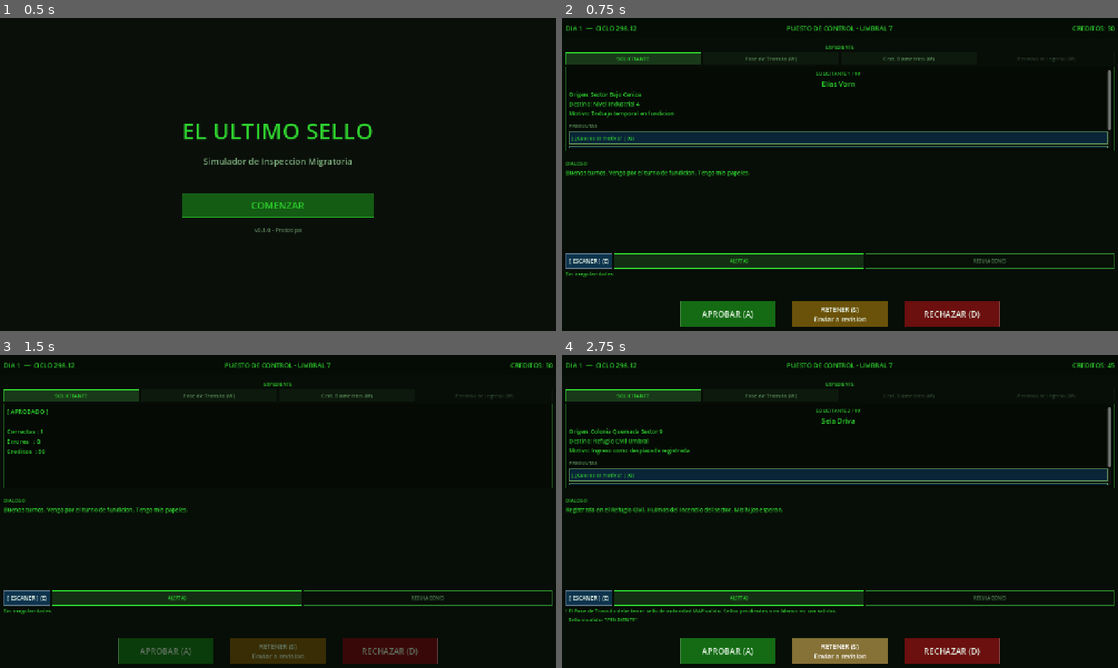
Above: before the commit, frames 1-4 (two rows, left to right).
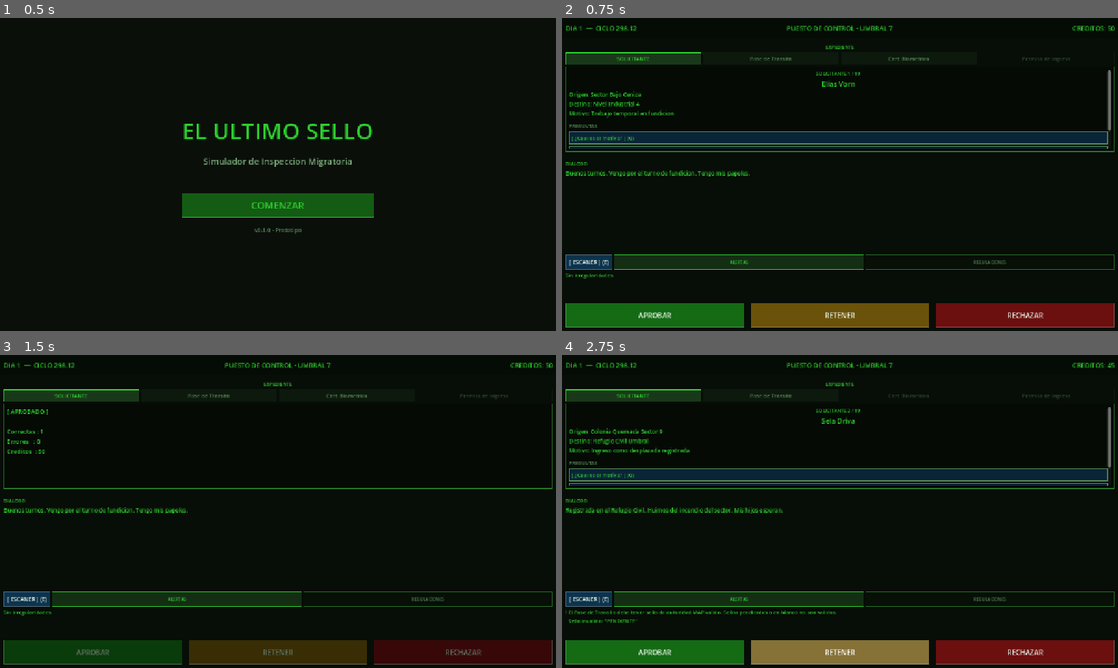
Above: after the commit, the same moments.

Repository: ingenriqueparra-hub/el-ultimo-sello
Game: Godot game, scene res://scenes/main/Main.tscn
The game is run twice, just before and just after one commit, with the same random seed, the same clock (stepped at 60 frames per second) and the same inputs.
Inputs:
- Up to frame 1 (0.5 s): no input
- Up to frame 2 (0.75 s): click "COMENZAR" at 0.5 s
- Up to frame 3 (1.5 s): click "APROBAR (A)" (after the commit: "APROBAR") at 1.25 s
- Up to frame 4 (2.75 s): click "RETENER (S) Enviar a revision" (after the commit: "RETENER") at 2 s

Frame 1 is identical in both runs. In frame 2, 8.1% of the frame differs, in the area x 0-100%, y 12-99%; in frame 3, 7.8%; in frame 4, 8.6%.

Commit message:
fix: corrige overflow horizontal en layout 320x740
Botones de decision con custom_minimum_size=Vector2(220,52) sumaban 720px
minimo en una ventana de 320px causando desbordamiento horizontal.

- ControlDesk.tscn: botones APROBAR/RETENER/RECHAZAR pasan a
  size_flags_horizontal=EXPAND_FILL + custom_minimum_size=Vector2(0,52).
  Separadores reducidos de 30px a 6px. Font_size 19->16.
  DialogueText con size_flags_horizontal=EXPAND_FILL para autowrap correcto.

- ControlDesk.gd: textos de botones simplificados (sin hints de teclado)
  para caber en ~103px por boton. Eliminados sufijos (W) de tabs de docs.

Co-Authored-By: Claude Sonnet 4.6 <noreply@anthropic.com>

Diff:
--- a/game/scenes/main/ControlDesk.tscn
+++ b/game/scenes/main/ControlDesk.tscn
@@ -166,6 +166,7 @@
 
 [node name="DialogueText" type="Label" parent="VBox/DialogueArea/DialogueVBox"]
 layout_mode = 2
+size_flags_horizontal = 3
 theme_override_font_sizes/font_size = 13
 text = "Esperando al proximo solicitante."
 autowrap_mode = 3
@@ -233,27 +234,30 @@
 alignment = 1
 
 [node name="ApproveButton" type="Button" parent="VBox/DecisionBar/DecisionHBox"]
-custom_minimum_size = Vector2(220, 52)
-layout_mode = 2
-theme_override_font_sizes/font_size = 19
+custom_minimum_size = Vector2(0, 52)
+layout_mode = 2
+size_flags_horizontal = 3
+theme_override_font_sizes/font_size = 16
 text = "APROBAR"
 
 [node name="Spacer1" type="Control" parent="VBox/DecisionBar/DecisionHBox"]
-custom_minimum_size = Vector2(30, 0)
+custom_minimum_size = Vector2(6, 0)
 layout_mode = 2
 
 [node name="HoldButton" type="Button" parent="VBox/DecisionBar/DecisionHBox"]
-custom_minimum_size = Vector2(220, 52)
-layout_mode = 2
-theme_override_font_sizes/font_size = 19
+custom_minimum_size = Vector2(0, 52)
+layout_mode = 2
+size_flags_horizontal = 3
+theme_override_font_sizes/font_size = 16
 text = "RETENER"
 
 [node name="Spacer2" type="Control" parent="VBox/DecisionBar/DecisionHBox"]
-custom_minimum_size = Vector2(30, 0)
+custom_minimum_size = Vector2(6, 0)
 layout_mode = 2
 
 [node name="RejectButton" type="Button" parent="VBox/DecisionBar/DecisionHBox"]
-custom_minimum_size = Vector2(220, 52)
-layout_mode = 2
-theme_override_font_sizes/font_size = 19
+custom_minimum_size = Vector2(0, 52)
+layout_mode = 2
+size_flags_horizontal = 3
+theme_override_font_sizes/font_size = 16
 text = "RECHAZAR"
--- a/game/scripts/ui/ControlDesk.gd
+++ b/game/scripts/ui/ControlDesk.gd
@@ -70,14 +70,11 @@
 func _ready() -> void:
 	_apply_theme()
 	_setup_tools_tabs()
-	approve_btn.text = "APROBAR (A)"
-	reject_btn.text  = "RECHAZAR (D)"
-	hold_btn.text    = "RETENER (S)\nEnviar a revision"
-	tab1.text += " (W)"
-	tab2.text += " (W)"
-	tab3.text += " (W)"
+	approve_btn.text = "APROBAR"
+	reject_btn.text  = "RECHAZAR"
+	hold_btn.text    = "RETENER"
 	hold_btn.tooltip_text = "Usar cuando el expediente requiera verificacion adicional, custodia temporal o revision superior."
-	hold_btn.add_theme_font_size_override("font_size", 15)
+	hold_btn.add_theme_font_size_override("font_size", 16)
 	_connect_signals()
 	current_day = ControlDesk.day_to_load
 	_update_status_bar()
